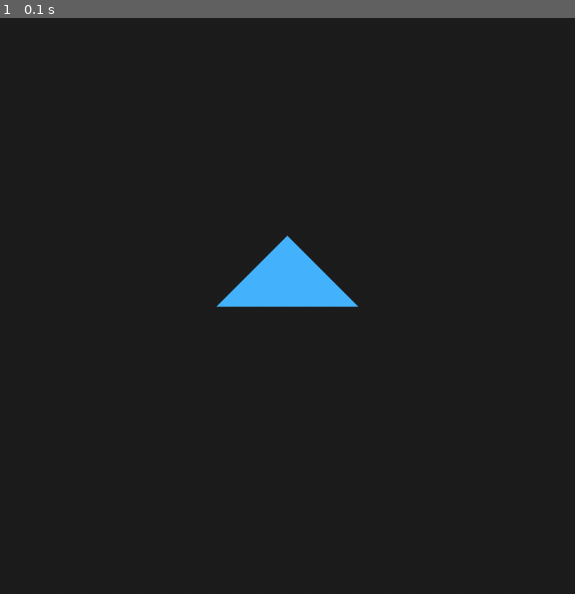
Above: before the commit, frame 1.
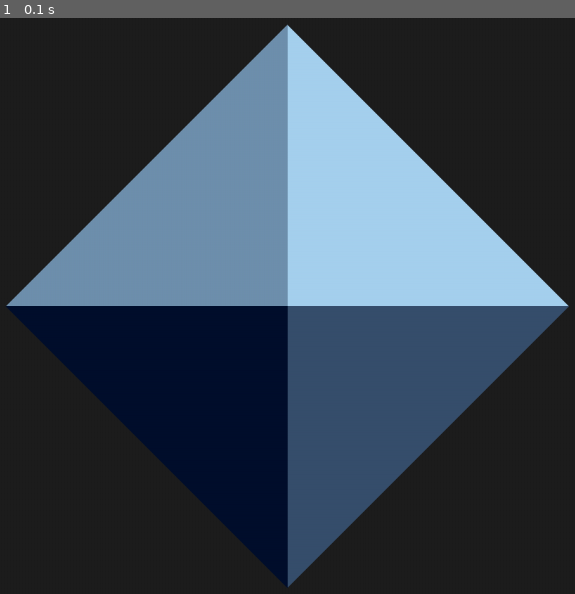
Above: after the commit, the same moment.

Repository: rodrigomnetto/3d-graphics-from-scratch
Game: pygame game, started from src/pygame_3d_renderer/renderer.py
Two runs of this game, one before a commit and one after it. Both use one fixed random seed, a clock stepped at 60 frames per second and the inputs below.
Inputs:
- Up to frame 1 (0.1 s): no input

The runs differ from the first frame. In frame 1, 48% of the frame differs, in the area x 1-99%, y 1-99%.

Commit message:
added color treatments.

Diff:
--- a/src/pygame_3d_renderer/__init__.py
+++ b/src/pygame_3d_renderer/__init__.py
@@ -1,3 +1,7 @@
 """Pygame-based 3D renderer package."""
 
+from .polygon import Polygon
+
 __version__ = "0.1.0"
+
+__all__ = ["Polygon"]
--- /dev/null
+++ b/src/pygame_3d_renderer/polygon.py
@@ -0,0 +1,10 @@
+from dataclasses import dataclass
+from typing import Sequence
+
+
+@dataclass
+class Polygon:
+    """A polygon described by its vertices and drawing color."""
+
+    vertices: Sequence[tuple[float, float, float]]
+    color: tuple[int, int, int]
--- a/src/pygame_3d_renderer/renderer.py
+++ b/src/pygame_3d_renderer/renderer.py
@@ -1,26 +1,35 @@
 import pygame
 from . import vector
+from . import Polygon
 
 X_SIZE = 1280
 Y_SIZE = 1024
+
+
+octahedron = [
+[(1,0,0), (0,1,0), (0,0,1)],
+[(1,0,0), (0,0,-1), (0,1,0)],
+[(1,0,0), (0,0,1), (0,-1,0)],
+[(1,0,0), (0,-1,0), (0,0,-1)],
+[(-1,0,0), (0,0,1), (0,1,0)],
+[(-1,0,0), (0,1,0), (0,0,-1)],
+[(-1,0,0), (0,-1,0), (0,0,1)],
+[(-1,0,0), (0,0,-1), (0,-1,0)],
+]
+
 
 def render():
     """Open a window and draw a triangle until the window is closed."""
     pygame.init()
 
-
-
     screen = pygame.display.set_mode((X_SIZE, Y_SIZE))
     pygame.display.set_caption("Simple Pygame Triangle")
     clock = pygame.time.Clock()
 
-    cartesian_triangle = [(-100, 0), (0, 100), (100, 0)]
+    polygons = render_object(octahedron, (1, 2, 3))
 
-    cartesian_triangle = vector.rotate_2d_polygon(180, cartesian_triangle)
 
-    triangle = list(map(map_from_cartesian_to_pixels, cartesian_triangle))
     background_color = (30, 30, 30)
-    triangle_color = (70, 180, 255)
 
     running = True
     while running:
@@ -29,12 +38,40 @@
                 running = False
 
         screen.fill(background_color)
-        pygame.draw.polygon(screen, triangle_color, triangle)
+
+        for p in polygons:
+            p_vertices = []
+            for v in p.vertices:
+                p_vertices.append(map_from_cartesian_to_pixels(vector.scale(400, v)))
+            pygame.draw.polygon(screen, p.color, p_vertices)
+
         pygame.display.flip()
         clock.tick(60)
 
     pygame.quit()
 
+def render_object(faces, light):
+    unit_light = vector.unit(light)
+    polygons = []
+    for face in faces:
+        n = vector.unit(vector.normal(face))
+        if (n[2] > 0): #camera positioned at z axis
+            face_2d = vector.face_to_2d(face)
+            print(face_2d)
+            print(vector.dot_product(n, unit_light))
+            color = color_map(vector.dot_product(n, unit_light))
+            print(color)
+            polygons.append(Polygon(vertices=face_2d, color=color))
+    return polygons
+
+
+def color_map(intensity):
+    intensity = max(0, intensity)
+    dark_blue = (0., 15., 45.)
+    light_blue = (180., 225., 255.)
+    color = vector.add(dark_blue, vector.scale(intensity, vector.subtract(light_blue, dark_blue)))
+
+    return color
 
 
 
@@ -44,7 +81,7 @@
 
     x,y = vector
     new_x = pixel_x_zero + x
-    new_y = pixel_y_zero + y
+    new_y = pixel_y_zero - y
 
     return (new_x, new_y)
 
--- a/src/pygame_3d_renderer/vector.py
+++ b/src/pygame_3d_renderer/vector.py
@@ -3,7 +3,7 @@
 import operator
 
 def add(*vecs):
-    return tuple([sum(v) for v in zip(vecs)])
+    return tuple([sum(v) for v in zip(*vecs)])
 
 def multiply(*vectors):
     return tuple([prod(coords) for coords in zip(*vectors)])
